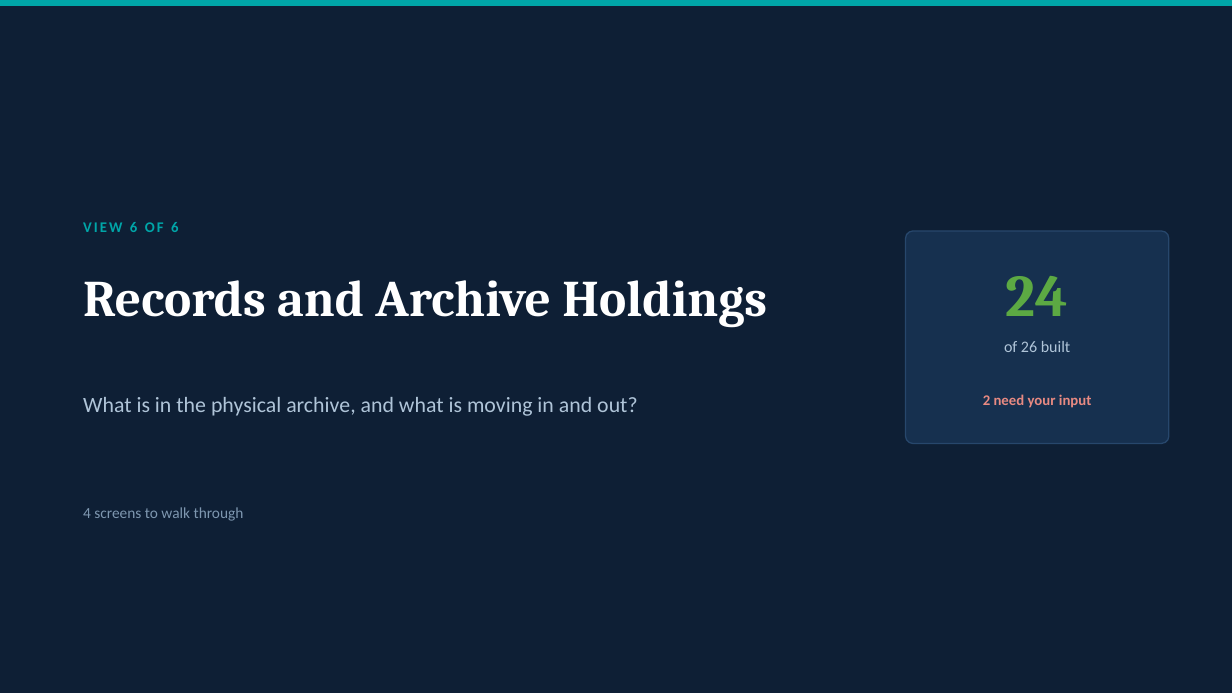
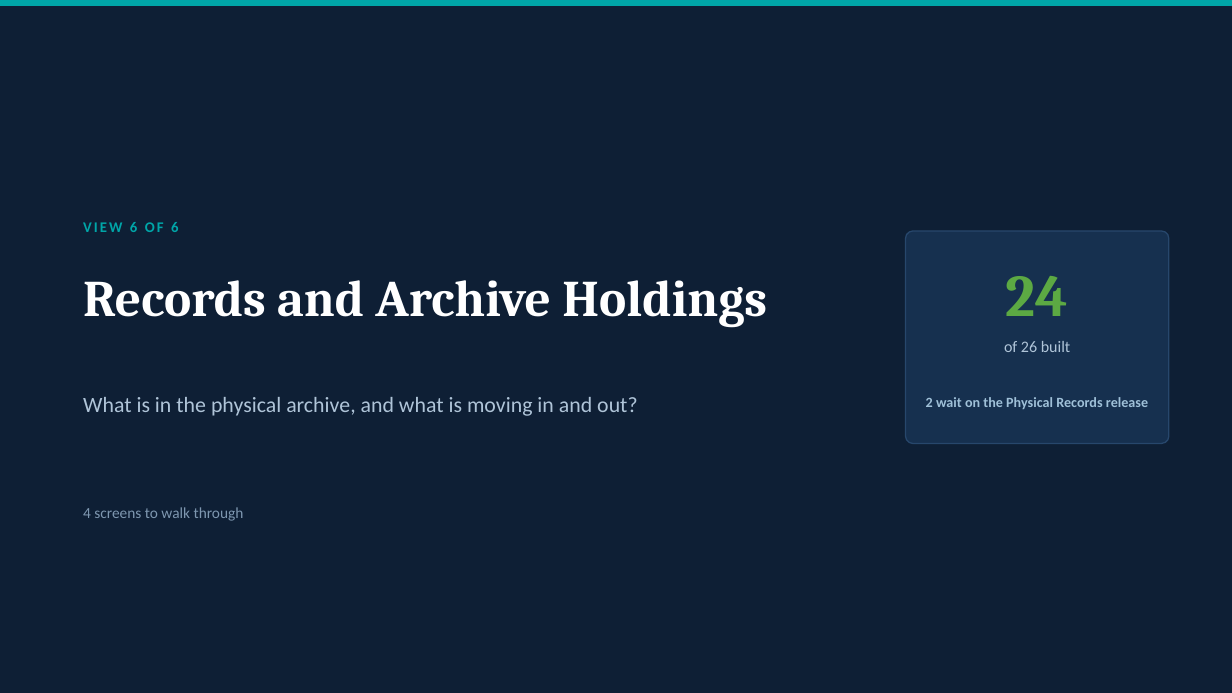
Before and after one commit to perezfiles01-droid/Jim, a slide deck: slide 49 of EDRMS_Client_Workshop_2026-08-22.pptx (slide 47 before the commit). Drawn at 1232x693 pixels with LibreOffice and Linux fonts; fonts in the diff are those of the drawing. Boxes give left, top, right and bottom in pixels: in the first picture for what was removed or moved away, otherwise in the second. Text is boxed around its words. In the diff, an @@ line names an element or a change of style, - is before the commit and + after.

```diff
--- a/EDRMS_Client_Workshop_2026-08-22.pptx
+++ b/EDRMS_Client_Workshop_2026-08-22.pptx
@@ text at [926,397,1148,409]: text changed; size 11.5 to 11 pt; text colour #E88A82 to #9FC0D8 @@
-2 need your input
+2 wait on the Physical Records release
```
Also in this commit, not shown: 16 other slides changed, 4 slides added, 2 other files.
